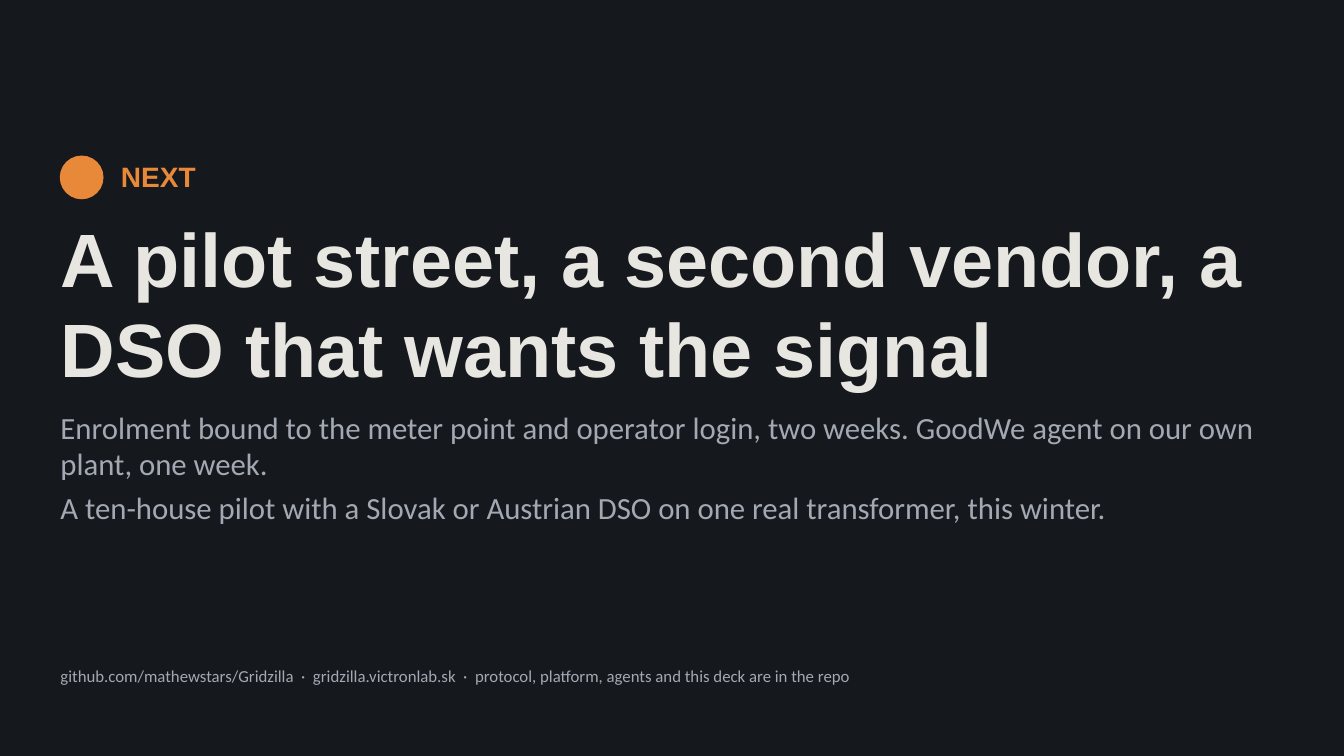
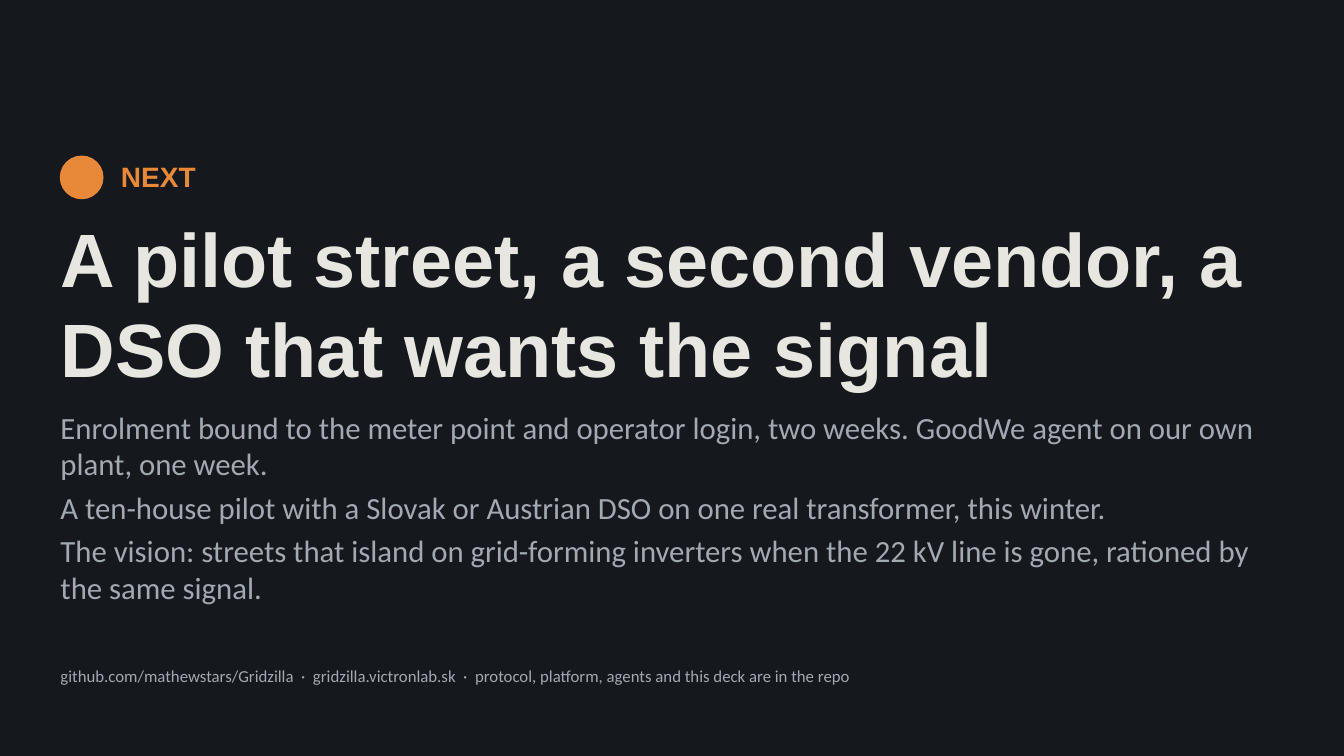
Before and after one commit to mathewstars/Gridzilla, a slide deck: slide 15 of docs/Gridzilla-pitch.pptx. Drawn at 1344x756 pixels with LibreOffice and Linux fonts; fonts in the diff are those of the drawing. Boxes give left, top, right and bottom in pixels: in the first picture for what was removed or moved away, otherwise in the second. Text is boxed around its words. In the diff, an @@ line names an element or a change of style, - is before the commit and + after.

```diff
--- a/docs/Gridzilla-pitch.pptx
+++ b/docs/Gridzilla-pitch.pptx
@@ text at bbox=[60, 540, 1249, 605]: paragraph added @@
+The vision: streets that island on grid-forming inverters when the 22 kV line is gone, rationed by the same signal.
```
Also in this commit, not shown: 2 other slides changed, 1 other file.
